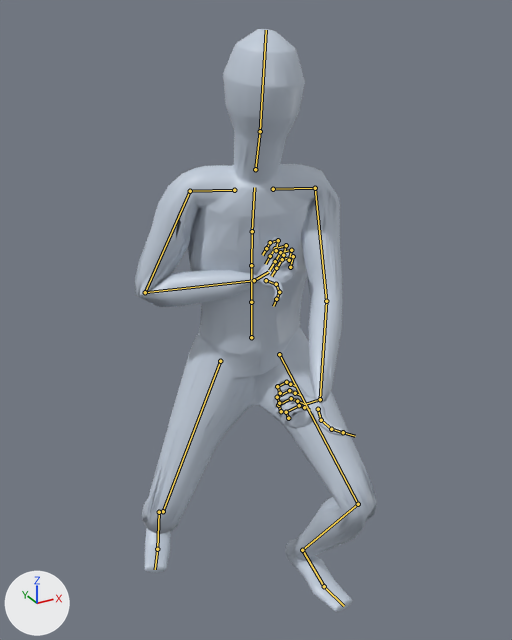
An edit to the glTF model app/assets/anims/Base/two_hand_charge_release.glb, drawn before and after from the same camera.
Both versions are drawn from a 50 mm camera at (-0.81, -1.611, 1.613) aimed at (-0.015, -0.166, 0.891). Every picture has the same lights, and +X, +Y and +Z are marked at lower left. The first picture is the older version. Both versions are drawn at frame 8 of the action 'Animation'; the numbers are the values there. The bones that change, and the others that lie on the model, are drawn over the model as lines.

Names of what the first picture shows: 'Body_human_male'.
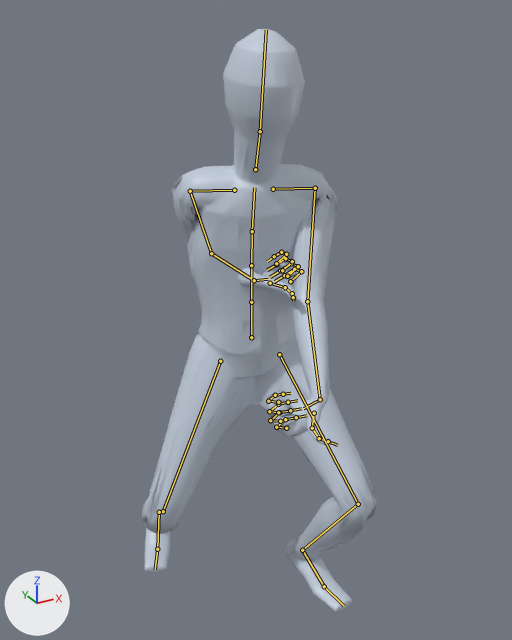
Changed parts and their boxes (x1, y1, x2, y2) in the pictures (512 x 640 px):
```json
{"object": "Body_human_male", "change": "posed", "before": [135, 29, 376, 612], "after": [142, 29, 376, 612]}
{"bone": "mixamorig:LeftArm", "before": "(315, 188) to (326, 301)", "after": "(315, 188) to (307, 301)"}
{"bone": "mixamorig:LeftHand", "before": "(320, 399) to (304, 404)", "after": "(320, 399) to (303, 408)"}
{"bone": "mixamorig:RightArm", "before": "(190, 191) to (145, 292)", "after": "(190, 191) to (211, 253)"}
{"bone": "mixamorig:RightHand", "before": "(254, 280) to (268, 272)", "after": "(254, 280) to (268, 279)"}
```

The change, as JSON lines over the scene's bpy script:
```json
{"block": "bone_mixamorig_leftarm", "where": "bone_mixamorig_leftarm = bpy.data.objects['Armature'].pose.bones['mixamorig:LeftArm']  # child of 'mixamorig:LeftShoulder'"}
{"op": "set", "path": "bone_mixamorig_leftarm.rotation_quaternion", "old": "(-0.698, 0.544, 0.155, 0.438)", "new": "(-0.593, 0.69, 0.285, 0.303)", "note": "degrees (-60, -44, -38) -> degrees (-100, -49, 3)"}
{"block": "bone_mixamorig_lefthand", "where": "bone_mixamorig_lefthand = bpy.data.objects['Armature'].pose.bones['mixamorig:LeftHand']  # child of 'mixamorig:LeftForeArm'"}
{"op": "set", "path": "bone_mixamorig_lefthand.rotation_quaternion", "old": "(-0.427, 0.424, 0.762, -0.238)", "new": "(0.648, -0.222, -0.487, 0.542)", "note": "degrees (-126, -27, 108) -> degrees (-62, -23, 94)"}
{"block": "bone_mixamorig_rightarm", "where": "bone_mixamorig_rightarm = bpy.data.objects['Armature'].pose.bones['mixamorig:RightArm']  # child of 'mixamorig:RightShoulder'"}
{"op": "set", "path": "bone_mixamorig_rightarm.rotation_quaternion", "old": "(0.789, -0.392, -0.298, 0.367)", "new": "(0.57, -0.779, -0.243, 0.092)", "note": "degrees (-58, -11, 56) -> degrees (-110, -8, 29)"}
{"block": "bone_mixamorig_righthand", "where": "bone_mixamorig_righthand = bpy.data.objects['Armature'].pose.bones['mixamorig:RightHand']  # child of 'mixamorig:RightForeArm'"}
{"op": "set", "path": "bone_mixamorig_righthand.rotation_quaternion", "old": "(0.288, -0.225, 0.928, -0.07)", "new": "(0.455, -0.161, 0.478, -0.734)", "note": "degrees (17, 150, 32) -> degrees (-60, 12, -123)"}
```
